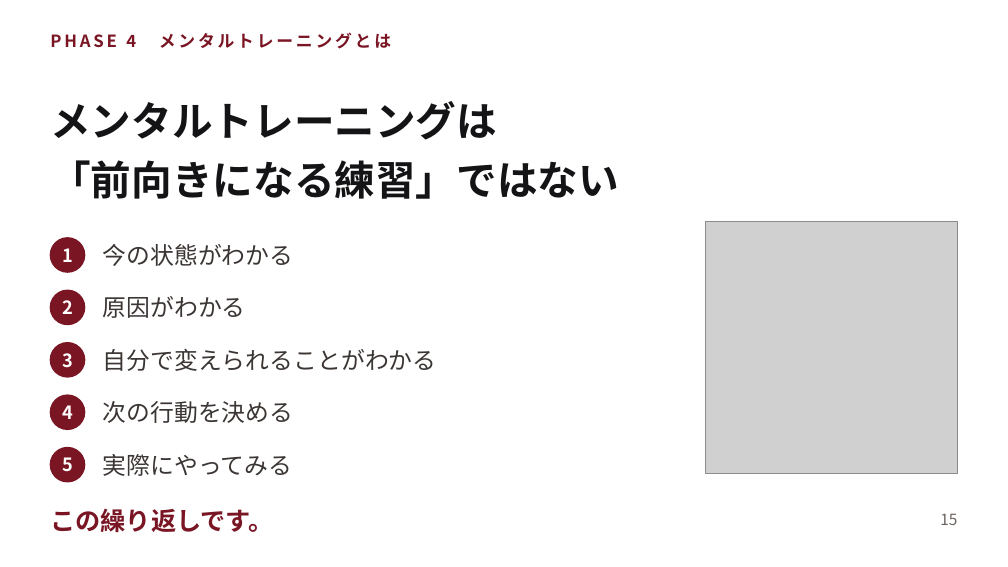
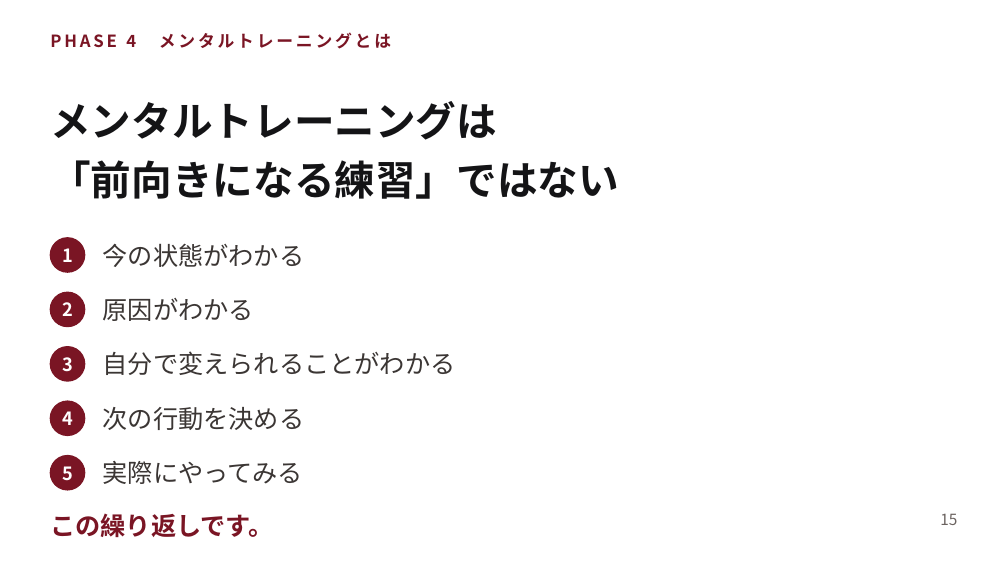
Before and after one commit to shiori0823/shiorin-trainer, a slide deck: slide 15 of deck/consultation-deck.pptx. Drawn at 1008x567 pixels with LibreOffice and Linux fonts; fonts in the diff are those of the drawing; grey boxes stand for pictures. Boxes give left, top, right and bottom in pixels: in the first picture for what was removed or moved away, otherwise in the second. Text is boxed around its words. In the diff, an @@ line names an element or a change of style, - is before the commit and + after.

```diff
--- a/deck/consultation-deck.pptx
+++ b/deck/consultation-deck.pptx
@@ picture removed at [706, 222, 958, 474] @@
@@ 2 texts, 2 ellipses: place and size @@
-2 texts, 2 ellipses at [50, 343, 85, 429]
+2 texts, 2 ellipses at [50, 347, 85, 435]
@@ text "5": place and size @@
-text "5" at [62, 457, 73, 472]
+text "5" at [62, 466, 73, 481]
@@ ellipse: place and size @@
-ellipse at [50, 448, 85, 482]
+ellipse at [50, 456, 85, 490]
@@ size 17 to 18 pt in 5 elements at [103, 243, 305, 267], [103, 298, 254, 321], [103, 351, 456, 375], [103, 407, 305, 430], [103, 461, 303, 484] @@
@@ text "実際にやってみる": place and size @@
-text "実際にやってみる" at [103, 454, 292, 476]
+text "実際にやってみる" at [103, 461, 303, 484]
@@ text "この繰り返しです。": place and size @@
-text "この繰り返しです。" at [50, 509, 274, 532]
+text "この繰り返しです。" at [50, 514, 274, 537]
```
Also in this commit, not shown: 22 other slides changed, 4 other files.
